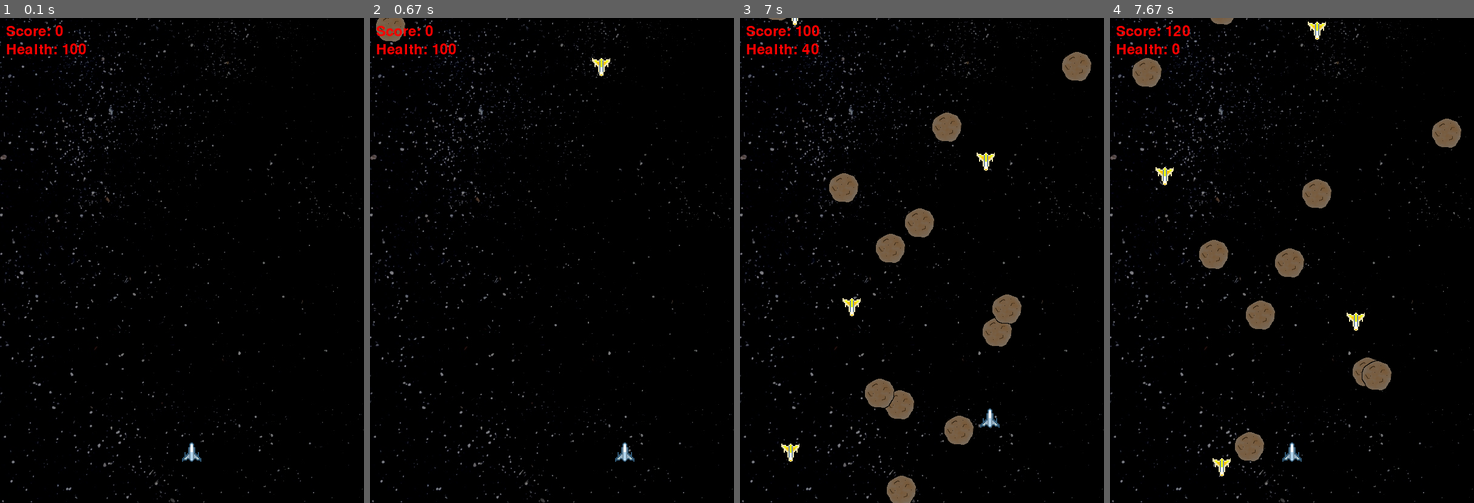
Above: before the commit, frames 1-4 (left to right).
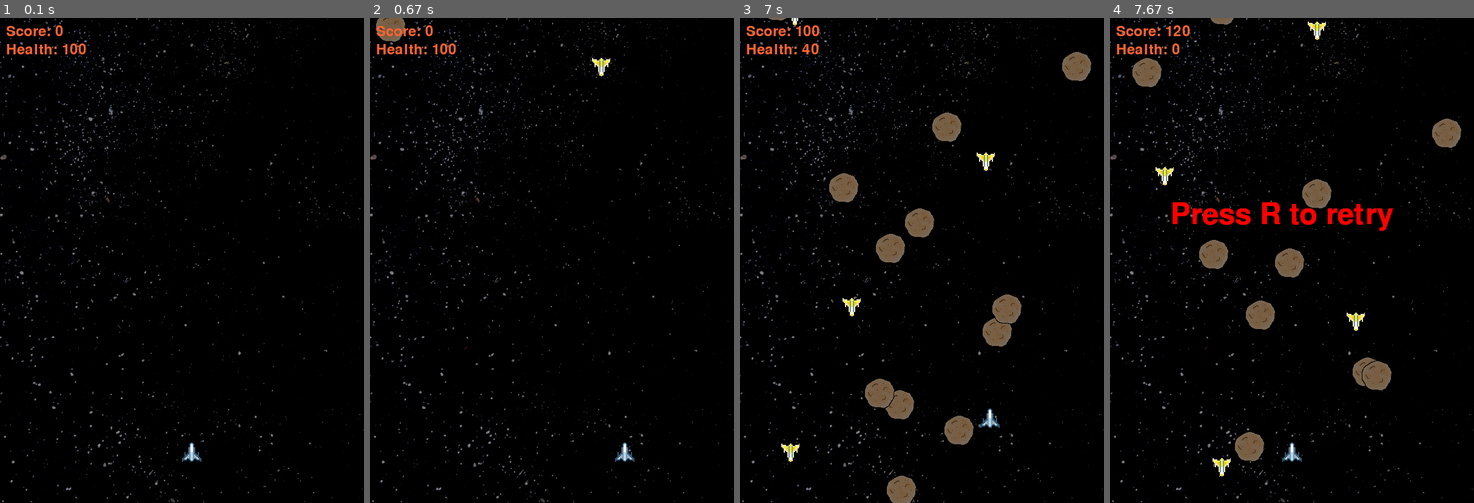
Above: after the commit, the same moments.

Repository: SteveHutchison/GroupPygame
Game: pygame game, started from Main.py
Two runs of this game, one before a commit and one after it. Both use one fixed random seed, a clock stepped at 60 frames per second and the inputs below.
Inputs:
- Up to frame 1 (0.1 s): no input
- Up to frame 2 (0.67 s): hold Right from 0.33 s (still down)
- Up to frame 3 (7 s): release Right at 0.8 s; hold Up 0.83-1.13 s; hold Right 1.17-1.63 s; hold Left 1.67-2.2 s; hold Down 2.23-2.53 s; hold Left 2.57-2.97 s; hold Up 3-3.37 s; hold Right 3.4-4.03 s; hold Down 4.07-4.43 s; hold Left 4.47-4.93 s; hold Right 4.97-5.43 s; hold Up 5.47-5.77 s; hold Right 5.8-6.27 s; hold Left 6.3-6.83 s; hold Down from 6.87 s (still down)
- Up to frame 4 (7.67 s): release Down at 7.17 s; hold Left 7.2-7.6 s

The runs differ from the first frame. In frame 1, 0.4% of the frame differs, in the area x 1-24%, y 1-8%; in frame 2, 0.4%; in frame 3, 0.4%; in frame 4, 1.5%, in the area x 1-78%, y 1-44%.

Commit message:
added tilet render function added restart text

Diff:
--- a/Main.py
+++ b/Main.py
@@ -211,6 +211,9 @@
 						moveUp = False
 						moveDown = False
 						gameOver = False
+
+			fontRenderer.draw_title("Press R to retry", (100, 300), screen)
+
 			if playerHealth > 0:
 					gameOver = False
 
--- a/fontRenderer.py
+++ b/fontRenderer.py
@@ -4,16 +4,26 @@
 class FontRenderer:
 	def __init__(self):
 		self.font = pygame.font.Font(None, 36)
-		self.colour = (255, 0, 0)
+		self.title = pygame.font.Font(None, 72)
+		self.font_colour = (255, 100, 50)
+		self.title_colour = (255, 0, 0)
 
 	# string = the prefix
 	# var    = the variable
 	# position = where you want it
 	# target = what you want to render to
 	def draw_stat(self, string, var, position, target):
-		textString = self.font.render(string, 1, self.colour)
-		varString = self.font.render(str(var), 1, self.colour)
+		textString = self.font.render(string, 1, self.font_colour)
+		varString = self.font.render(str(var), 1, self.font_colour)
 		textPos = position
 		varPos  = (position[0] + textString.get_width(), position[1])
 		target.blit(textString, textPos)
 		target.blit(varString, varPos)
+
+	def draw(self, string, position, target):
+		text = self.font.render(string, 1, self.font_colour)
+		target.blit(text, position)
+
+	def draw_title(self, string, position, target):
+		text = self.title.render(string, 1, self.title_colour)
+		target.blit(text, position)
Not shown, changed: fontRenderer.pyc
